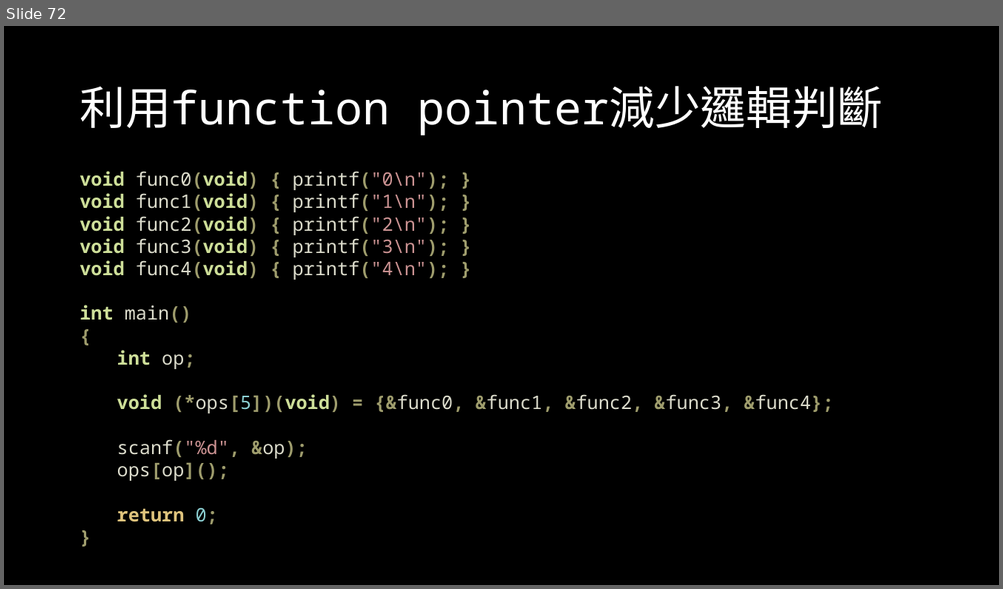
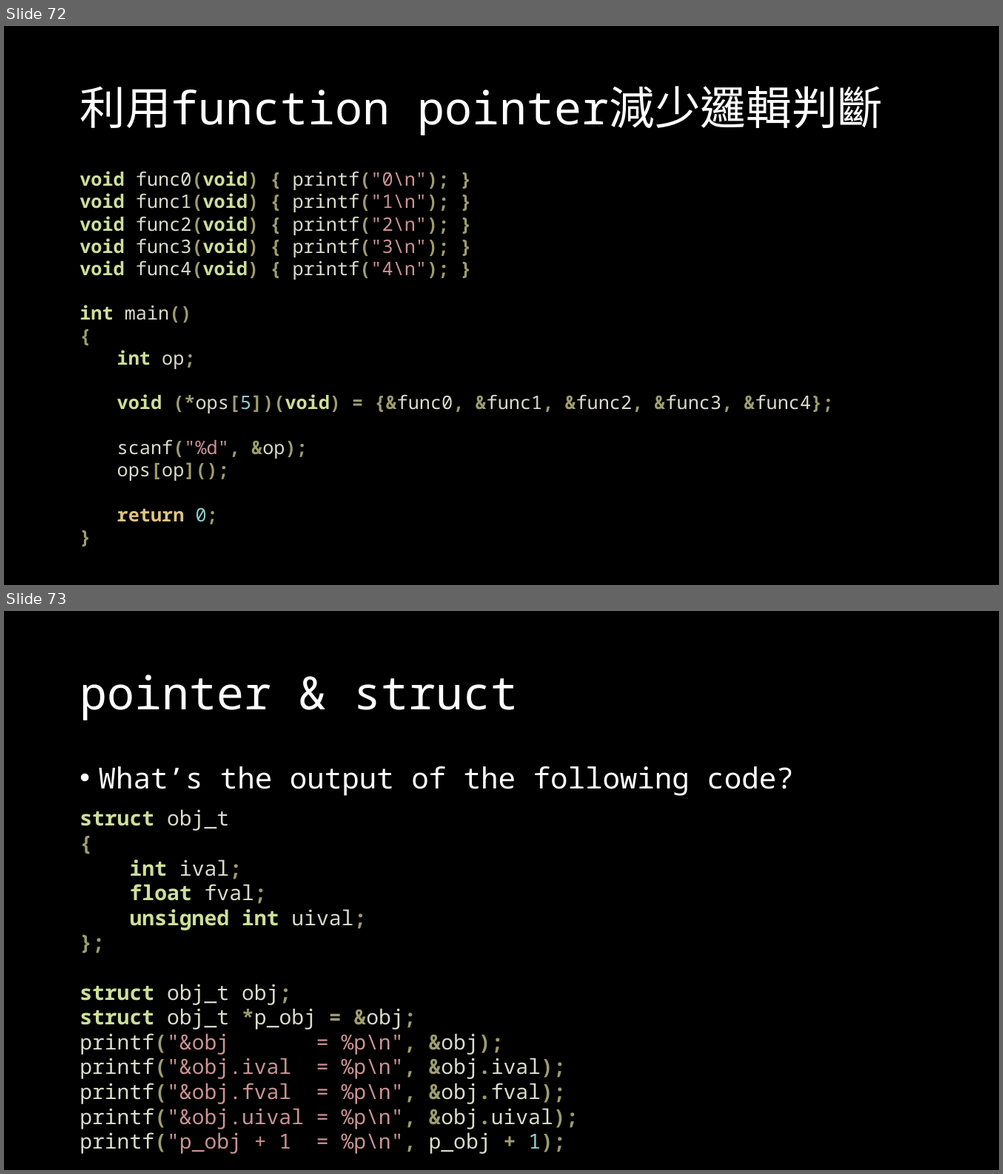
Before and after one commit to OEmiliatanO/those_c_prog_didnt_teach, a slide deck: Ch2/Ch2-pointer & array.pptx. Shown one above the other, each under a label of ours: slide 72 before the commit, slides 72 and 73 after it. The pictures are 1003x589 and 1003x1174 pixels, drawn with LibreOffice and Linux fonts; fonts in the diff are those of the drawing. Boxes give left, top, right and bottom in pixels: in the first picture for what was removed or moved away, otherwise in the second. Text is boxed around its words. In the diff, an @@ line names an element or a change of style, - is before the commit and + after.

```diff
--- a/Ch2/Ch2-pointer & array.pptx
+++ b/Ch2/Ch2-pointer & array.pptx
@@ slide 73 added at [4, 611, 999, 1170], background #000000 @@
@@ title added at [79, 675, 518, 721], 44 pt, text #FFFFFF @@
+pointer & struct
@@ text added at [99, 766, 793, 796], 28 pt, text #FFFFFF @@
+• What’s the output of the following code?
@@ text added at [79, 809, 578, 1154], 20 pt, text #DCDCCC @@
+struct obj_t
+{
+int ival;
+float fval;
+unsigned int uival;
+};
+struct obj_t obj;
+struct obj_t *p_obj = &obj;
+printf("&obj = %p\n", &obj);
+printf("&obj.ival = %p\n", &obj.ival);
+printf("&obj.fval = %p\n", &obj.fval);
+printf("&obj.uival = %p\n", &obj.uival);
+printf("p_obj + 1 = %p\n", p_obj + 1);
```
Also in this commit, not shown: 6 slides changed, 17 other slides added.
